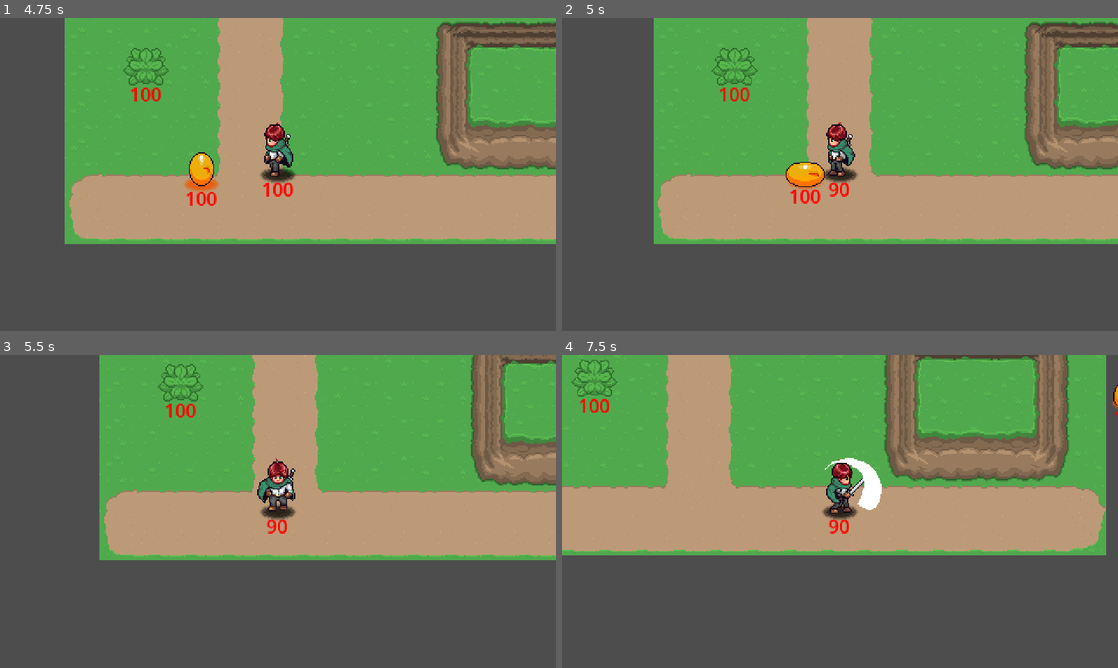
Above: before the commit, frames 1-4 (two rows, left to right).
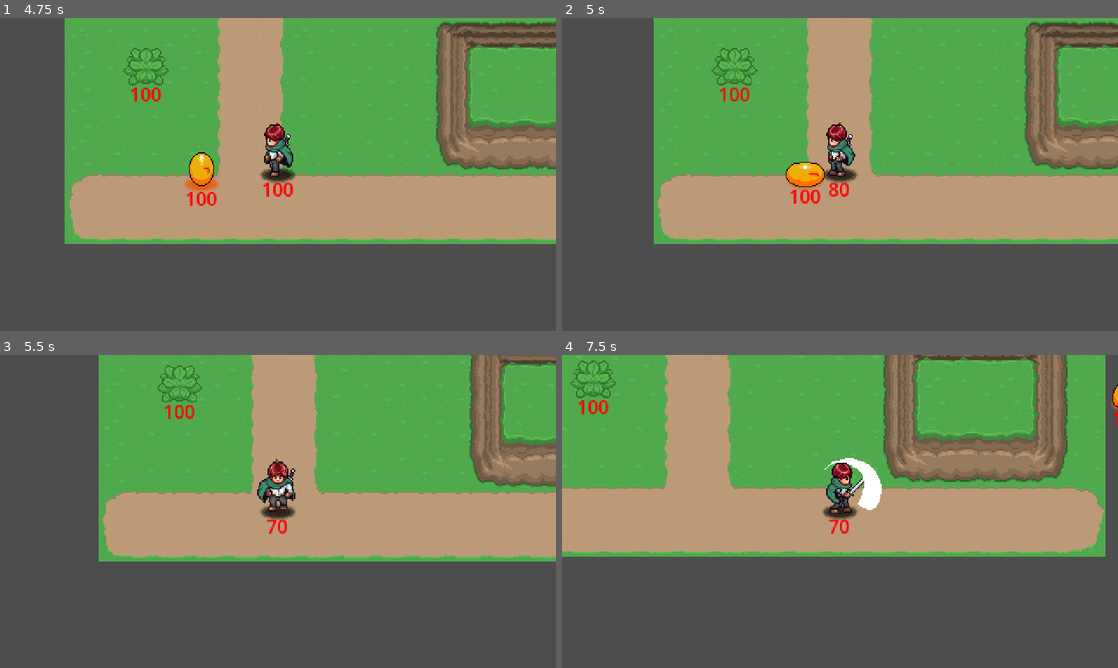
Above: after the commit, the same moments.

Repository: dylanwaling/aarpg
Game: Godot game, scene res://playground.tscn
Same seed, same stepped clock (60 frames per second), same inputs: the game is played once before the commit and once after it. Sound files missing from this copy of the repository are replaced by a short silence.
Inputs (mouse positions are in pixels of both pictures, inside the frame that each line leads up to):
- Up to frame 1 (4.75 s): move the mouse to (400, 158) at 0.52 s; press the mouse at (400, 158) at 0.53 s; hold D (right) 0.53-1.28 s; move the mouse to (166, 190) at 1.27 s; release the mouse at (166, 190) at 1.28 s; hold S (down) 1.28-2.03 s; click (166, 190) at 1.35 s; move the mouse to (333, 105) at 2.02 s; hold D (right) 2.03-2.78 s; hold Space (dash) 2.03-2.78 s; click (333, 105) at 2.3 s; move the mouse to (250, 237) at 2.77 s; hold W (up) 2.78-3.53 s; click (250, 237) at 2.85 s; move the mouse to (444, 221) at 3.52 s; press the mouse at (444, 221) at 3.53 s; hold A (left) from 3.53 s (still down); move the mouse to (111, 127) at 4.27 s; release the mouse at (111, 127) at 4.28 s; tap Space (dash) at 4.35 s; click (111, 127) at 4.55 s
- Up to frame 2 (5 s): keep holding A (left)
- Up to frame 3 (5.5 s): move the mouse to (305, 511) at 5.02 s; release A (left) at 5.03 s; press the mouse at (305, 511) at 5.03 s; hold S (down) from 5.03 s (still down)
- Up to frame 4 (7.5 s): move the mouse to (756, 433) at 5.77 s; release S (down) at 5.78 s; release the mouse at (756, 433) at 5.78 s; hold D (right) 5.78-6.53 s; click (756, 433) at 5.85 s; move the mouse to (962, 495) at 6.52 s; hold W (up) 6.53-7.28 s; hold Space (dash) 6.53-7.28 s; click (962, 495) at 6.8 s; move the mouse to (728, 527) at 7.27 s; hold D (right) from 7.28 s (still down); click (728, 527) at 7.35 s

Frame 1 is identical in both runs. In frame 2, less than 0.1% of the frame differs, in the area x 47-50%, y 52-58%; in frame 3, 3.0%; in frame 4, 4.1%, in the area x 0-100%, y 0-65%.
Error before the commit: Invalid access to property or key 'collision_layer' on a base object of type 'TileMapLayer'. (res://GeneralNodes/Hitbox/Hitbox.gd:198)
Error after the commit: Invalid access to property or key 'collision_layer' on a base object of type 'TileMapLayer'. (res://GeneralNodes/Hitbox/Hitbox.gd:199)

Commit message:
v0.0.44 enemy damage

Diff:
--- a/Enemies/Scripts/EnemyAttackState.gd
+++ b/Enemies/Scripts/EnemyAttackState.gd
@@ -59,15 +59,15 @@
 
 func _activate_attack_hitbox():
 	"""Activate the enemy's damage hitbox to hurt the player"""
-	# Use the hurtbox's built-in activation system
-	if enemy.hurtbox and enemy.hurtbox.has_method("activate_hitbox"):
-		enemy.hurtbox.activate_hitbox()
+	# Use the hitbox's built-in activation system
+	if enemy.hitbox and enemy.hitbox.has_method("activate_hitbox"):
+		enemy.hitbox.activate_hitbox()
 
 func _deactivate_attack_hitbox():
 	"""Disable the enemy's damage hitbox"""
-	# Use the hurtbox's built-in deactivation system
-	if enemy.hurtbox and enemy.hurtbox.has_method("deactivate_hitbox"):
-		enemy.hurtbox.deactivate_hitbox()
+	# Use the hitbox's built-in deactivation system
+	if enemy.hitbox and enemy.hitbox.has_method("deactivate_hitbox"):
+		enemy.hitbox.deactivate_hitbox()
 
 func exit(_to):
 	# Make sure hitbox is disabled when leaving attack state
--- a/GeneralNodes/Hitbox/Hitbox.gd
+++ b/GeneralNodes/Hitbox/Hitbox.gd
@@ -177,6 +177,7 @@
 	"""Setup as enemy attack - uses scene collision settings"""
 	damage = damage_amount
 	knockback_force = knockback
+	destroy_on_hit = true  # Enemy attacks should deactivate after first hit
 	print("Enemy attack setup - damage: ", damage, " scene_layer: ", collision_layer, " scene_mask: ", collision_mask)
 
 func configure_custom(_layer: int, _targets: Array, damage_amount: int = 10):
